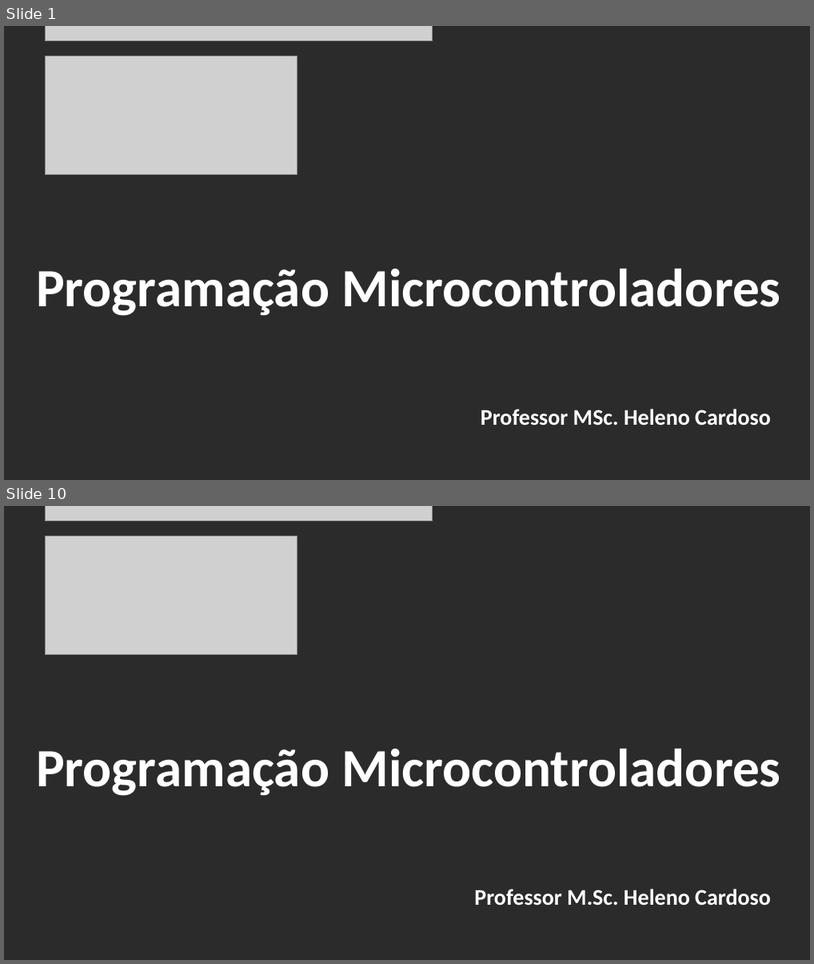
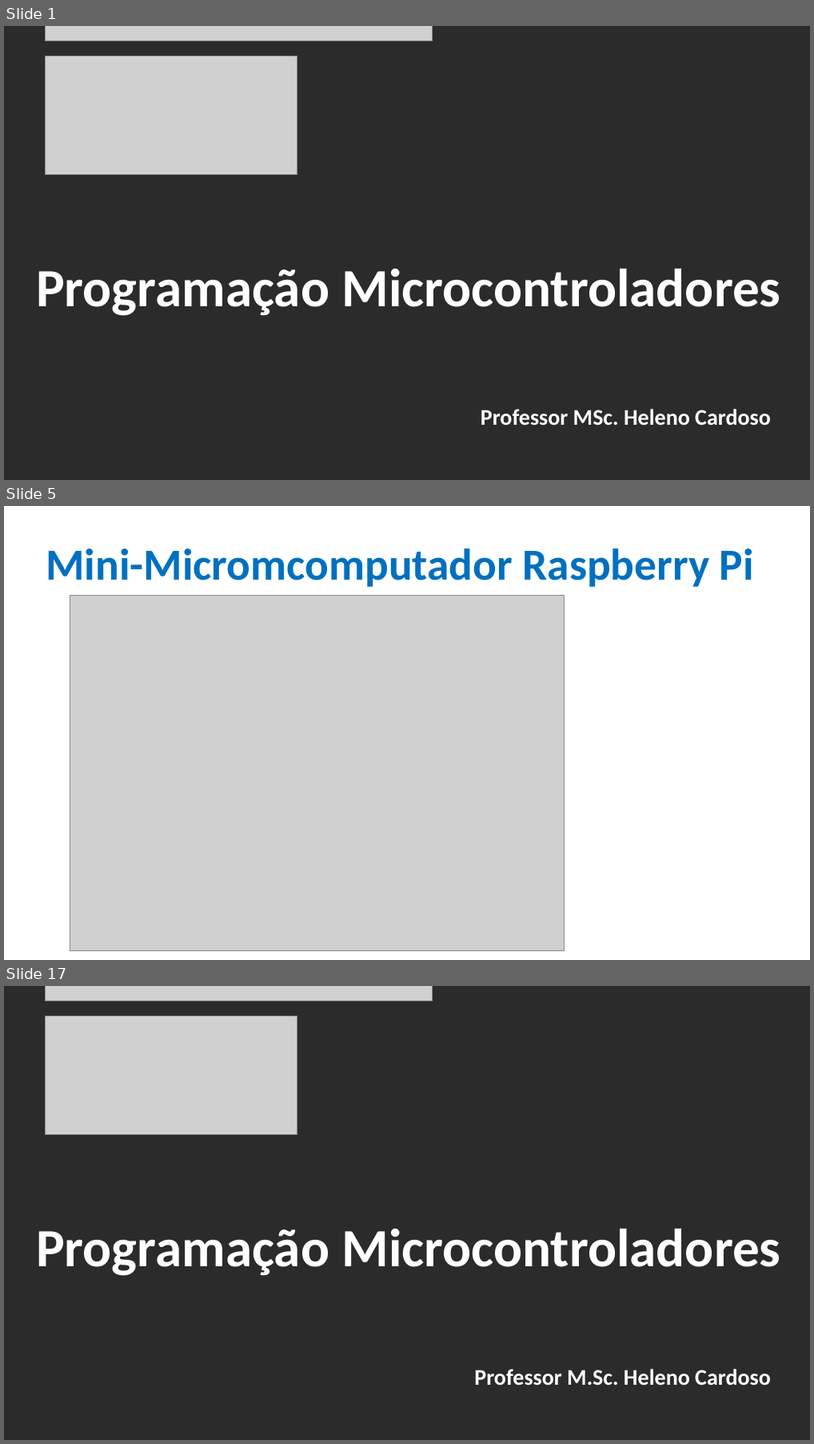
Before and after one commit to CloudEducationBrazil/WydenArea1ProgramacaoMicrocontroladores, a slide deck: 01 Classes/Aula 04 - Programação Microcontroladores - Arduíno Raspberry PI.pptx. Shown one above the other, each under a label of ours: slides 1 and 10 before the commit, slides 1, 5 and 17 after it; the slides between them are not shown. The pictures are 814x964 and 814x1444 pixels, drawn with LibreOffice and Linux fonts; fonts in the diff are those of the drawing; grey boxes stand for pictures; background and template pictures are left out; a plain dark background stands for a picture behind light text. Boxes give left, top, right and bottom in pixels: in the first picture for what was removed or moved away, otherwise in the second. Text is boxed around its words. In the diff, an @@ line names an element or a change of style, - is before the commit and + after.

```diff
--- a/01 Classes/Aula 04 - Programação Microcontroladores - Arduíno Raspberry PI.pptx
+++ b/01 Classes/Aula 04 - Programação Microcontroladores - Arduíno Raspberry PI.pptx
@@ slide 5 added at (4,506,810,960), background picture (left out) @@
@@ title added at (46,548,754,587), 39.6 pt, text #0070C0, bold @@
+Mini-Micromcomputador Raspberry Pi
@@ picture added at (70,596,565,950) @@
@@ what was slide 10 is now slide 17 @@
```
Also in this commit, not shown: 6 slides changed, 8 other slides added, 2 slides removed.
